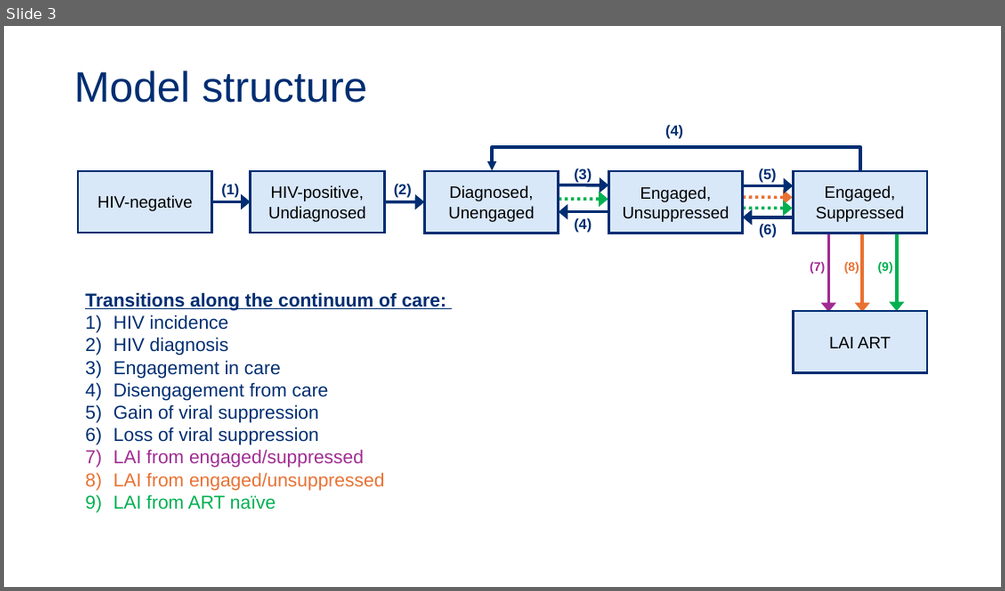
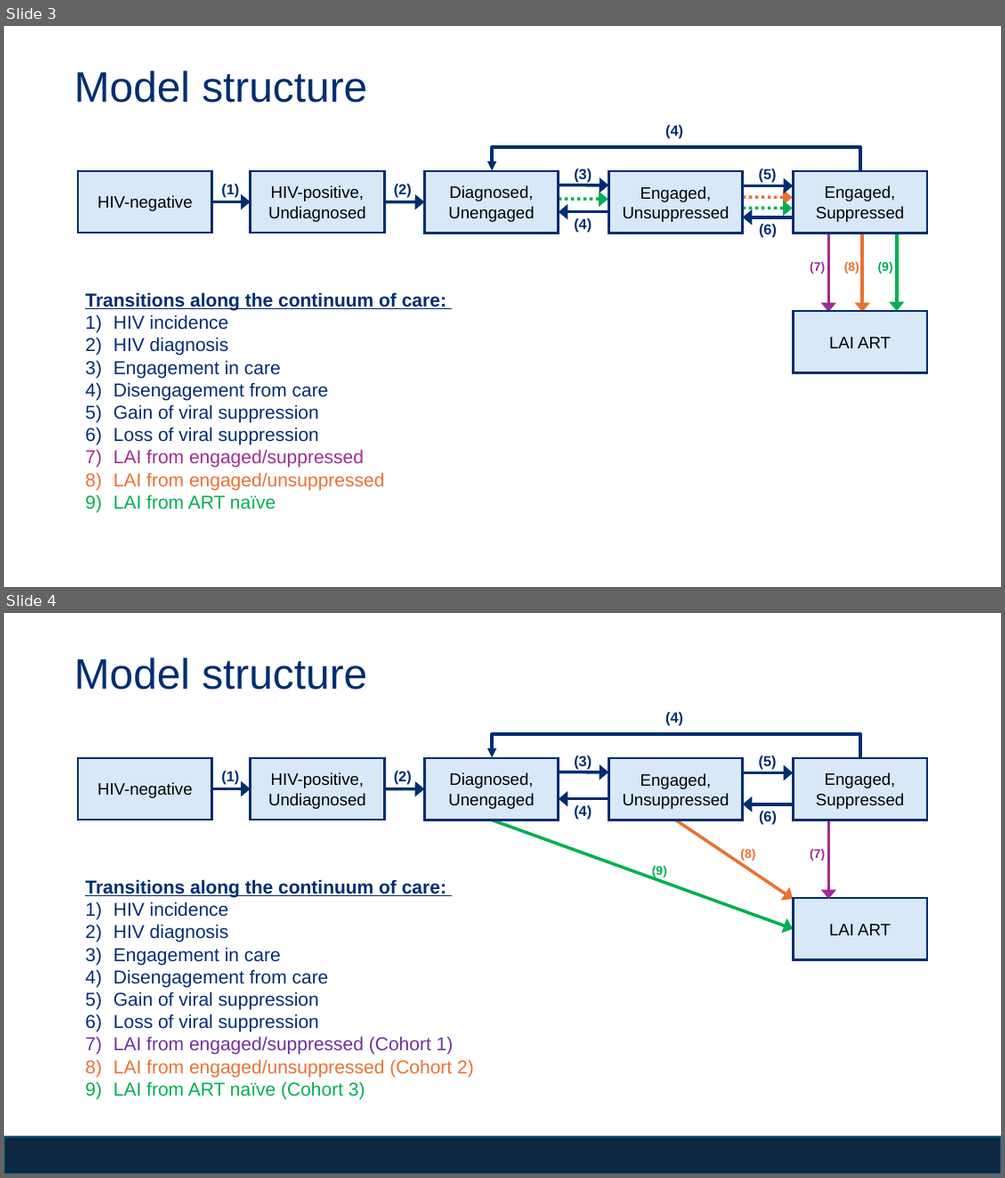
Before and after one commit to mschnure/gmha, a slide deck: documentation/model_structure.pptx. Shown one above the other, each under a label of ours: slide 3 before the commit, slides 3 and 4 after it. The pictures are 1005x591 and 1005x1178 pixels, drawn with LibreOffice and Linux fonts; fonts in the diff are those of the drawing. Boxes give left, top, right and bottom in pixels: in the first picture for what was removed or moved away, otherwise in the second. Text is boxed around its words. In the diff, an @@ line names an element or a change of style, - is before the commit and + after.

```diff
--- a/documentation/model_structure.pptx
+++ b/documentation/model_structure.pptx
@@ slide 4 added at bbox=[4, 613, 1001, 1174], background #FFFFFF @@
@@ text added at bbox=[74, 657, 367, 690], 41 pt, text #002D72 @@
+Model structure
@@ text added at bbox=[665, 712, 683, 725], 14 pt, text #002D72, bold @@
+(4)
@@ elbow arrow added from (860, 759) to (493, 757), #002D72 3 pt @@
@@ rectangle added at bbox=[78, 758, 212, 819], fill #D9E8F9, outline #002D72 2.25 pt, 16 pt, text #000000 @@
+HIV-negative
@@ text added at bbox=[221, 771, 239, 785], 14 pt, text #002D72, bold @@
+(1)
@@ rectangle added at bbox=[250, 758, 384, 819], fill #D9E8F9, outline #002D72 2.25 pt, 16 pt, text #000000 @@
+HIV-positive, Undiagnosed
@@ text added at bbox=[394, 771, 412, 785], 14 pt, text #002D72, bold @@
+(2)
@@ rectangle added at bbox=[424, 758, 558, 819], fill #D9E8F9, outline #002D72 2.25 pt, 16 pt, text #000000 @@
+Diagnosed,
+Unengaged
@@ arrow added from (558, 772) to (609, 772), #002D72 3 pt @@
@@ text added at bbox=[574, 755, 591, 769], 14 pt, text #002D72, bold @@
+(3)
@@ rectangle added at bbox=[609, 758, 743, 819], fill #D9E8F9, outline #002D72 2.25 pt, 16 pt, text #000000 @@
+Engaged,
+Unsuppressed
@@ text added at bbox=[759, 755, 777, 769], 14 pt, text #002D72, bold @@
+(5)
@@ rectangle added at bbox=[793, 758, 927, 819], fill #D9E8F9, outline #002D72 2.25 pt, 16 pt, text #000000 @@
+Engaged,
+Suppressed
@@ arrow added from (212, 788) to (250, 788), #002D72 3 pt @@
@@ arrow added from (385, 788) to (424, 788), #002D72 3 pt @@
@@ arrow added from (609, 799) to (558, 799), #002D72 3 pt @@
@@ arrow added from (743, 773) to (793, 773), #002D72 3 pt @@
@@ arrow added from (492, 820) to (793, 929), #00B050 3 pt @@
@@ text added at bbox=[574, 805, 591, 819], 14 pt, text #002D72, bold @@
+(4)
@@ arrow added from (676, 820) to (793, 899), #E97132 3 pt @@
@@ arrow added from (793, 804) to (743, 804), #002D72 3 pt @@
@@ text added at bbox=[759, 811, 777, 825], 14 pt, text #002D72, bold @@
+(6)
@@ arrow added from (829, 821) to (829, 899), #A02B93 3 pt @@
@@ text added at bbox=[740, 849, 755, 860], 12 pt, text #E97132, bold @@
+(8)
@@ text added at bbox=[809, 849, 825, 860], 12 pt, text #A02B93, bold @@
+(7)
@@ text added at bbox=[85, 879, 474, 1099], 18 pt, text #002D72 @@
+Transitions along the continuum of care:
+1) HIV incidence
+2) HIV diagnosis
+3) Engagement in care
+4) Disengagement from care
+5) Gain of viral suppression
+6) Loss of viral suppression
+7) LAI from engaged/suppressed (Cohort 1)
+8) LAI from engaged/unsuppressed (Cohort 2)
+9) LAI from ART naïve (Cohort 3)
@@ text added at bbox=[652, 865, 667, 878], 12 pt, text #00B050, bold @@
+(9)
@@ rectangle added at bbox=[793, 898, 927, 959], fill #D9E8F9, outline #002D72 2.25 pt, 16 pt, text #000000 @@
+LAI ART
@@ rectangle added at bbox=[4, 1136, 1001, 1174], fill #0E2841, outline #156082 1 pt @@
```
Also in this commit, not shown: 1 other file.
